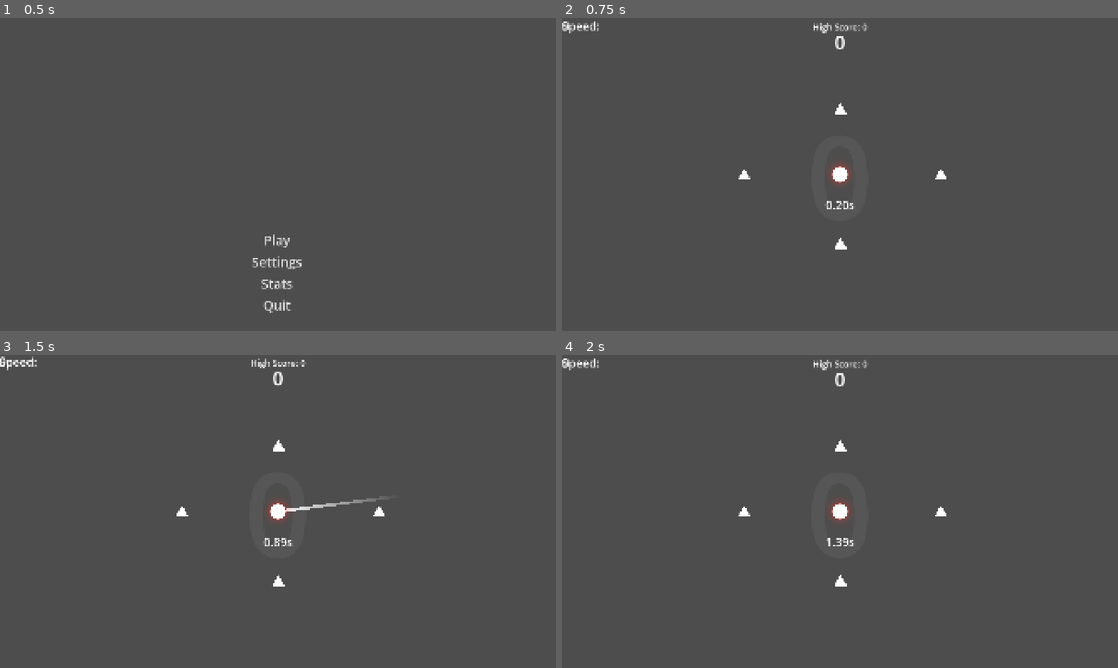
Above: before the commit, frames 1-4 (two rows, left to right).
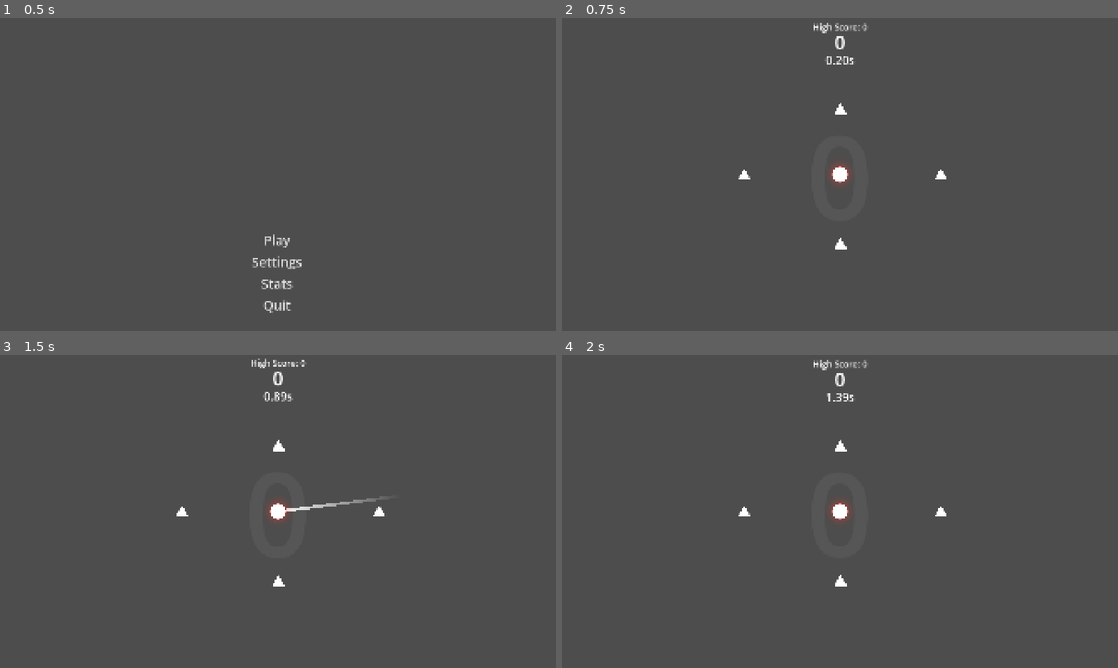
Above: after the commit, the same moments.

Repository: Yumei1010/Ball
Game: Godot game, scene res://Scene/main_menu.tscn
The game is run twice, just before and just after one commit, with the same random seed, the same clock (stepped at 60 frames per second) and the same inputs.
Inputs (mouse positions are in pixels of both pictures, inside the frame that each line leads up to):
- Up to frame 1 (0.5 s): no input
- Up to frame 2 (0.75 s): click "Play" at 0.5 s
- Up to frame 3 (1.5 s): move the mouse to (400, 495) at 1.27 s; hold Right (ui_right) from 1.28 s (still down); click (400, 495) at 1.42 s
- Up to frame 4 (2 s): keep holding Right (ui_right)

Frame 1 is identical in both runs. In frame 2, 0.3% of the frame differs, in the area x 0-53%, y 1-62%; in frame 3, 0.3%, in the area x 0-53%, y 0-62%; in frame 4, 0.3%.

Commit message:
fix: 删除 HBoxContainer 时遗留的 SpeedText/SpeedValue 孤儿子节点
Co-Authored-By: Claude Opus 4.7 <noreply@anthropic.com>

Diff:
--- a/game/UI/game_ui.tscn
+++ b/game/UI/game_ui.tscn
@@ -53,21 +53,6 @@
 [node name="LaunchFailEffect" type="AnimatedSprite2D" parent="BoxContainer" unique_id=1154053665]
 position = Vector2(659, 13)
 
-[node name="SpeedText" type="Label" parent="HBoxContainer" unique_id=614771914]
-layout_mode = 2
-theme_override_font_sizes/font_size = 40
-text = "Speed:"
-horizontal_alignment = 1
-vertical_alignment = 1
-
-[node name="SpeedValue" type="Label" parent="HBoxContainer" unique_id=535699459]
-layout_mode = 2
-size_flags_horizontal = 6
-size_flags_stretch_ratio = 0.0
-theme_override_font_sizes/font_size = 40
-text = "0"
-vertical_alignment = 1
-
 [node name="ComboLabel" type="Label" parent="." unique_id=230386039]
 custom_minimum_size = Vector2(960, 540)
 layout_mode = 0
@@ -79,23 +64,6 @@
 text = "0"
 horizontal_alignment = 1
 vertical_alignment = 1
-
-[node name="GameTimerLabel" type="Label" parent="." unique_id=1550873275]
-layout_mode = 1
-anchors_preset = 8
-anchor_left = 0.5
-anchor_top = 0.5
-anchor_right = 0.5
-anchor_bottom = 0.5
-offset_left = -150.0
-offset_top = 80.0
-offset_right = 150.0
-offset_bottom = 130.0
-grow_horizontal = 2
-grow_vertical = 2
-theme_override_font_sizes/font_size = 40
-text = "00:00"
-horizontal_alignment = 1
 
 [node name="HighScoreLabel" type="Label" parent="." unique_id=1940434534]
 layout_mode = 1
@@ -124,3 +92,20 @@
 theme_override_font_sizes/font_size = 65
 text = "0"
 horizontal_alignment = 1
+
+[node name="GameTimerLabel" type="Label" parent="." unique_id=1550873275]
+layout_mode = 1
+anchors_preset = 8
+anchor_left = 0.5
+anchor_top = 0.5
+anchor_right = 0.5
+anchor_bottom = 0.5
+offset_left = -150.0
+offset_top = -422.5
+offset_right = 150.0
+offset_bottom = -367.5
+grow_horizontal = 2
+grow_vertical = 2
+theme_override_font_sizes/font_size = 40
+text = "00:00"
+horizontal_alignment = 1
